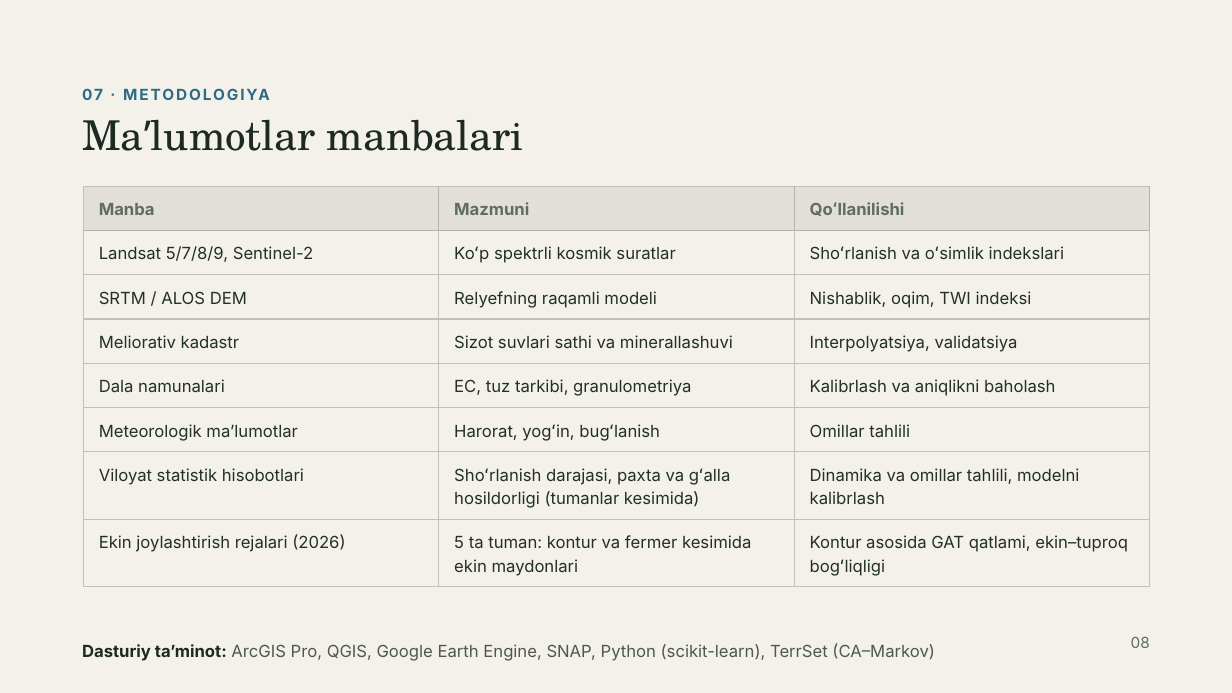
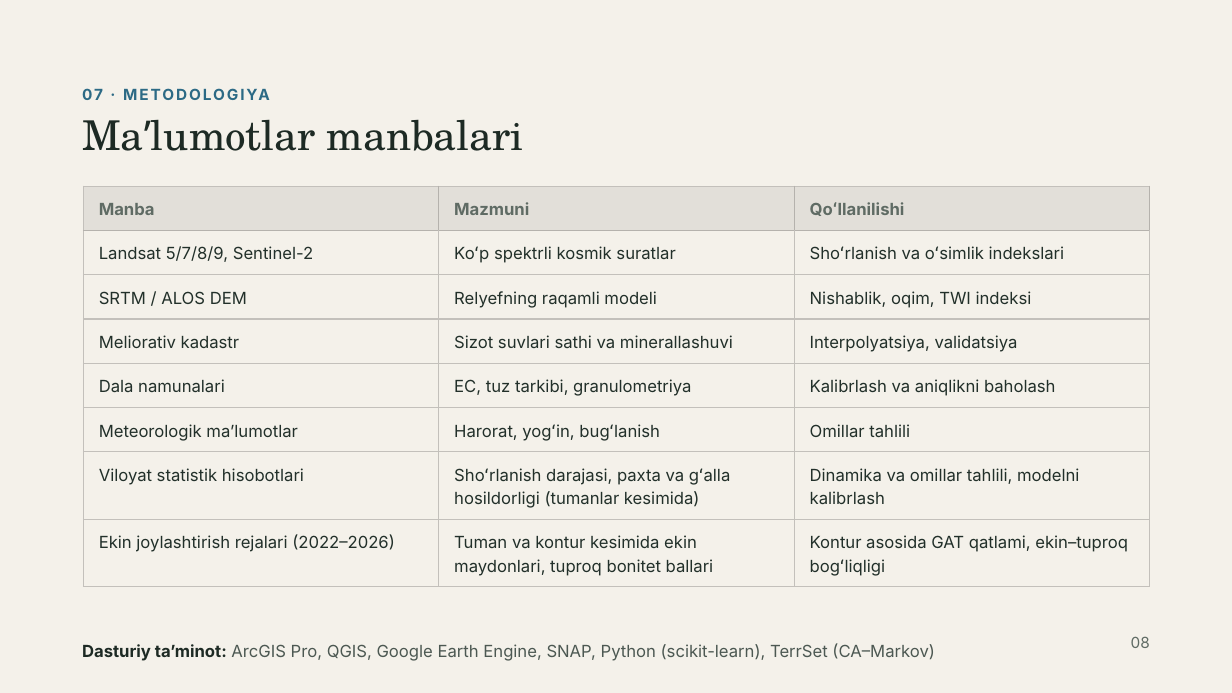
Before and after one commit to Rasuljon007/mirzohid-loyiha, a slide deck: slide 8 of Garbiy_Farg_ona_tuproqlari_GAT_asosida_bashoratlash.pptx. Drawn at 1232x693 pixels with LibreOffice and Linux fonts; fonts in the diff are those of the drawing. Boxes give left, top, right and bottom in pixels: in the first picture for what was removed or moved away, otherwise in the second. Text is boxed around its words. In the diff, an @@ line names an element or a change of style, - is before the commit and + after.

```diff
--- a/Garbiy_Farg_ona_tuproqlari_GAT_asosida_bashoratlash.pptx
+++ b/Garbiy_Farg_ona_tuproqlari_GAT_asosida_bashoratlash.pptx
@@ table at (83, 186, 1151, 580) @@
-row 8, column 1: Ekin joylashtirish rejalari (2026)
+row 8, column 1: Ekin joylashtirish rejalari (2022–2026)
-row 8, column 2: 5 ta tuman: kontur va fermer kesimida ekin maydonlari
+row 8, column 2: Tuman va kontur kesimida ekin maydonlari, tuproq bonitet ballari
```
Also in this commit, not shown: 6 other slides changed, 2 slides added.
